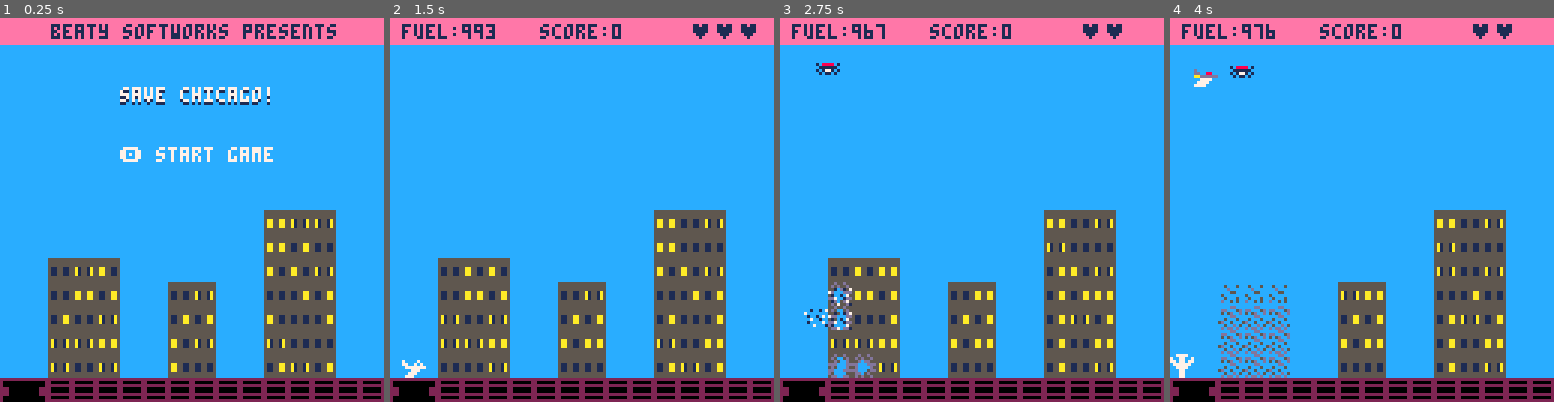
Above: before the commit, frames 1-4 (left to right).
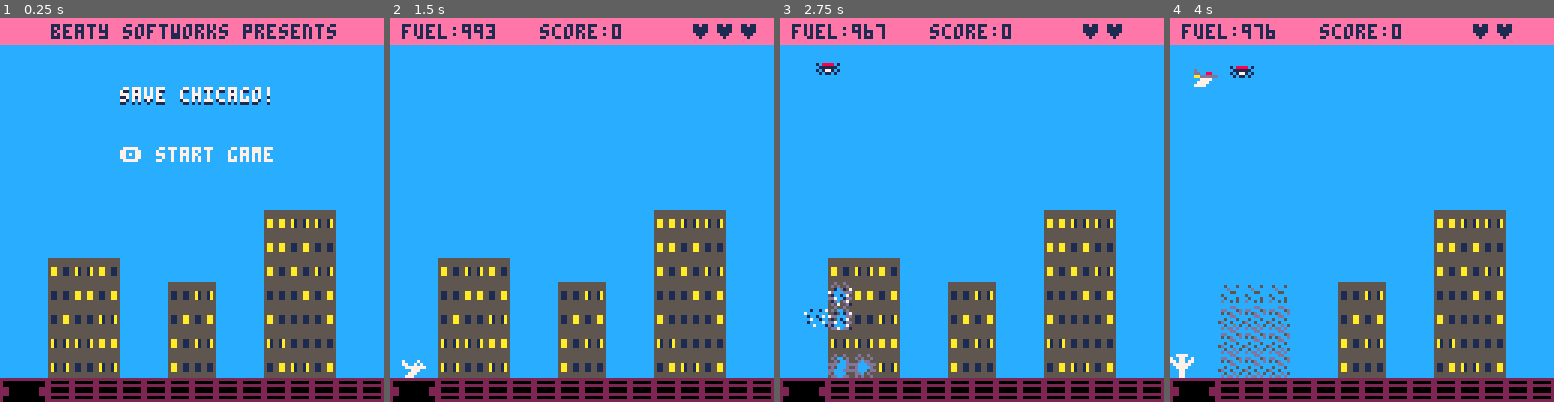
Above: after the commit, the same moments.

Repository: natebeaty/savepicoville
Game: PICO-8 cartridge savechicago.p8
Two runs of this game, one before a commit and one after it. Both use one fixed random seed, a clock stepped at 60 frames per second and the inputs below.
Inputs:
- Up to frame 1 (0.25 s): no input
- Up to frame 2 (1.5 s): tap X (X key) at 0.33, 1.07 s; tap O (Z key) at 0.7 s
- Up to frame 3 (2.75 s): hold Right 1.6-2.1 s; tap O (Z key) at 1.7, 2.1, 2.5 s; tap X (X key) at 1.85 s; hold Up 2.15-2.42 s; hold Right from 2.47 s (still down)
- Up to frame 4 (4 s): tap O (Z key) at 2.9, 3.3, 3.7 s; tap X (X key) at 2.97 s; release Right at 3.03 s; hold Left 3.08-3.58 s; hold Down 3.63-3.97 s

The runs differ from the first frame. In frame 1, less than 0.1% of the frame differs, in the area x 13-15%, y 64-68%; in frame 2, 0.4%; in frame 3, 0.8%, in the area x 13-87%, y 52-93%; in frame 4, 0.7%.

Commit message:
end game if all buildings destroyed

Diff:
--- a/buildings.lua
+++ b/buildings.lua
@@ -1,6 +1,6 @@
 -- buildings
 
-function building_update(chk)
+function building_blink(chk)
   if t%chk==0 then
     -- blink undamaged building lights
     for i=1,#buildings do
@@ -10,7 +10,7 @@
           local map_y=14-buildings[i].height+h
           local map_sprite=mget(map_x,map_y)
           if (chk==1 or rnd()>0.98) and fget(map_sprite,1) and not fget(map_sprite,2) then
-            mset(map_x, map_y, flr(rnd(5))+1)
+            mset(map_x,map_y,flr(rnd(5))+1)
           end
         end
       end
@@ -20,17 +20,21 @@
 
 -- create randomized buildings
 function make_buildings()
-  -- reset to blue
+  rumblingrows={}
+  -- reset all building tiles to sky
   for x=0,16 do
     for y=0,14 do
       mset(x,y,8)
     end
   end
 
+  -- reset peopleleft
+  peopleleft=0
+
   -- generate random buildings
   buildings={}
   lastx=1
-  for i=0,3 do
+  for i=1,4 do
     building={
       height=flr(rnd(5)+3),
       width=flr(rnd(2))+2,
@@ -39,10 +43,11 @@
     lastx=lastx+building.width+(flr(rnd(3)))
     for n=1,building.height do
       for x=1,building.width do
-        mset(building.x+x, 15-n, flr(rnd(5))+1)
+        mset(building.x+x,15-n,flr(rnd(5))+1)
       end
     end
-    add(buildings, building)
+    peopleleft+=building.height*building.width
+    add(buildings,building)
   end
 end
 
@@ -53,13 +58,13 @@
   local ny_t=obj.y+obj.dy+obj.box.y1
   local ny_b=obj.y+obj.dy+obj.box.y2
   -- set variable so we can use "or"
-  local foo = is_undamaged_building(nx_l,ny_t,obj,grp) or
-    is_undamaged_building(nx_l,ny_b,obj,grp) or
-    is_undamaged_building(nx_r,ny_t,obj,grp) or
-    is_undamaged_building(nx_r,ny_b,obj,grp)
+  local foo = is_undamaged_brick(nx_l,ny_t,obj,grp) or
+    is_undamaged_brick(nx_l,ny_b,obj,grp) or
+    is_undamaged_brick(nx_r,ny_t,obj,grp) or
+    is_undamaged_brick(nx_r,ny_b,obj,grp)
 end
 
-function is_undamaged_building(x,y,obj,grp)
+function is_undamaged_brick(x,y,obj,grp)
   local map_x=flr(x/8)
   local map_y=flr(y/8)
   local map_sprite=mget(map_x,map_y)
@@ -69,7 +74,7 @@
     else del(grp,obj) end
     sfx(1)
     new_explosion(map_x*8,map_y*8)
-    -- set random building damaged sprite
+    -- random damaged sprite
     mset(map_x,map_y,6+flr(rnd(2)))
     -- check building rows for collapse
     check_building_collapse()
@@ -91,17 +96,19 @@
         end
       end
       if rowbusted then
-        add(buildingcrash, {building=building,rowbusted=i})
+        -- collapsing rubble
+        add(buildingcrash,{building=building,rowbusted=i})
       end
     end
   end
 end
 
+-- row to collapse
 function new_rumblingrow(x,y,delay)
   local obj={x=x,y=y,delay=delay,t=0}
   obj.update=function(this)
     this.t+=1
-    if (this.t > this.delay+15) del(rumblingrows, this)
+    if (this.t > this.delay+15) del(rumblingrows,this)
   end
   obj.draw=function(this)
     local sprite=24
@@ -116,3 +123,27 @@
   end
   return obj
 end
+
+-- building update loop
+function building_update()
+  if #buildingcrash>0 then
+    for obj in all(buildingcrash) do
+      for i=1,obj.rowbusted do
+        sfx(11)
+        for j=1,obj.building.width do
+          local mx=obj.building.x+j
+          local my=14-obj.building.height+i
+          mset(mx,my,8)
+          add(rumblingrows,new_rumblingrow(mx*8,my*8,i*10))
+        end
+        -- any undamaged brick left?
+        peopleleft-=obj.building.width
+      end
+      -- shorten building height
+      obj.building.height-=obj.rowbusted
+    end
+    -- you killed chicago!
+    if (peopleleft<=0) game_over()
+    buildingcrash={}
+  end
+end
